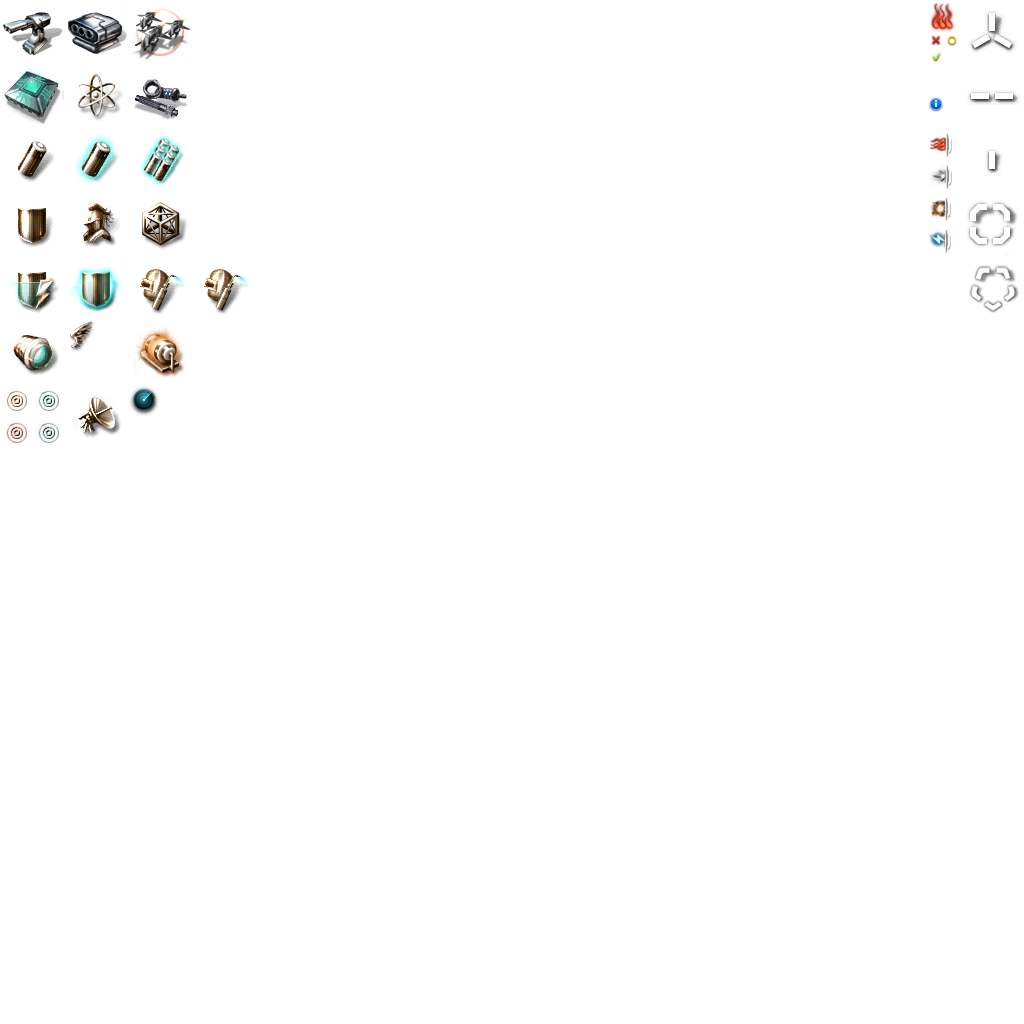
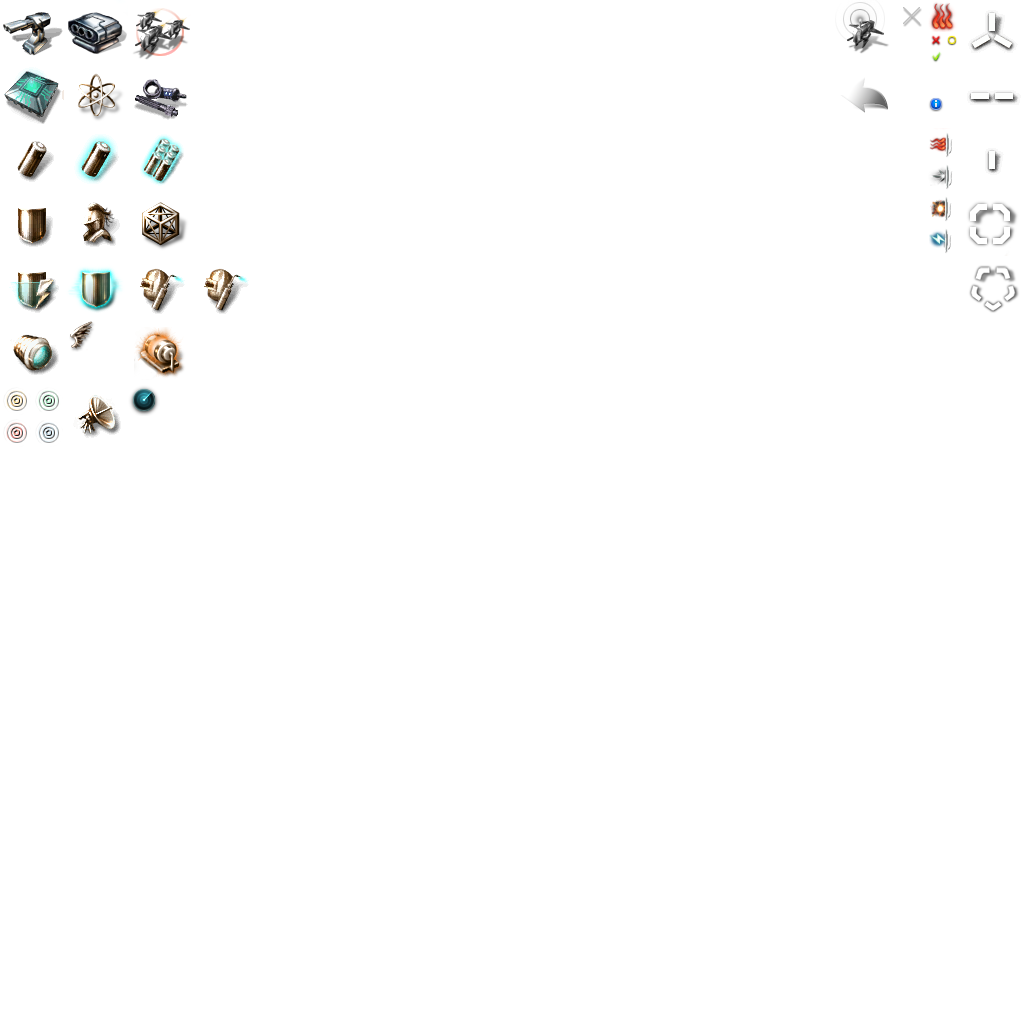
Layered file, before and after one edit (1024px x 1024px). Changes by layer:
added layer "No Charge" in group "General Icons" over [903, 7, 922, 27]
added layer "Drone Placeholder" in group "General Icons" over [835, 0, 889, 54]
added layer "Undo" in group "General Icons" over [841, 77, 888, 113]
